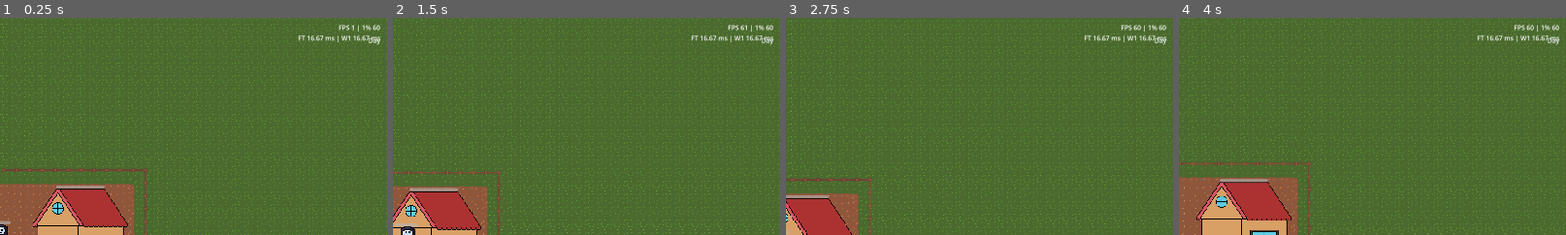
Above: before the commit, frames 1-4 (left to right).
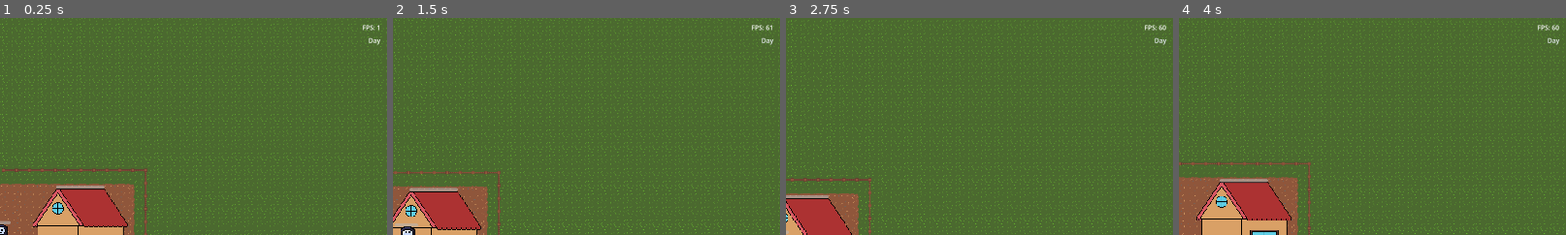
Above: after the commit, the same moments.

Repository: Uvecrep/Gamba
Game: Godot game, scene res://levels/main.tscn
Same seed, same stepped clock (60 frames per second), same inputs: the game is played once before the commit and once after it.
Inputs (mouse positions are % of the whole screen's width and height, from its top left):
- Up to frame 1 (0.25 s): no input
- Up to frame 2 (1.5 s): tap Enter at 0.5 s; move the mouse to (72, 45) at 0.52 s; hold D (right) 0.53-1.25 s; tap E (interact) at 0.6 s; click (72, 45) at 0.67 s; drag from (30, 55) to (34, 23) at 1.27 s
- Up to frame 3 (2.75 s): tap Space at 2 s; move the mouse to (60, 28) at 2.02 s; hold D (right) from 2.03 s (still down); tap Mouse wheel up (scroll_up) at 2.1 s
- Up to frame 4 (4 s): release D (right) at 2.75 s; tap Enter at 2.75 s; drag from (45, 70) to (28, 27) at 2.77 s; tap Space at 3.5 s; move the mouse to (80, 65) at 3.52 s; hold A (left) from 3.53 s (still down); tap F (summon_command_follow) at 3.6 s
The pictures show only the part of the screen within x 50-100%, y 0-50%; the shares and areas given below are measured in that part.

The runs differ from the first frame. In frame 1, 0.4% of the frame differs, in the area x 77-99%, y 3-12%; in frame 2, 0.5%; in frame 3, 0.5%; in frame 4, 0.5%.

Commit message:
disable temporary logging and debugging

Diff:
--- a/globals/perf_debug.gd
+++ b/globals/perf_debug.gd
@@ -1,7 +1,7 @@
 extends Node
 class_name PerfDebugService
 
-@export var enabled: bool = true
+@export var enabled: bool = false
 @export var summary_interval_seconds: float = 1.5
 @export var frame_spike_ms_threshold: float = 24.0
 @export var scope_spike_ms_threshold: float = 6.0
--- a/scripts/fps_counter.gd
+++ b/scripts/fps_counter.gd
@@ -1,23 +1,13 @@
 extends Label
 
 @export var refresh_interval: float = 0.2
-@export var sample_count: int = 240
-@export var show_vsync_hint: bool = true
 
 var _time_to_refresh: float = 0.0
-var _latest_frame_ms: float = 0.0
-var _frame_samples_ms: Array[float] = []
-var _last_second_samples_ms: Array[float] = []
-var _last_second_duration_s: float = 0.0
 
 func _ready() -> void:
 	_update_fps_label()
 
 func _process(delta: float) -> void:
-	var frame_ms: float = maxf(delta * 1000.0, 0.0)
-	_latest_frame_ms = frame_ms
-	_push_sample(frame_ms)
-
 	_time_to_refresh -= delta
 	if _time_to_refresh > 0.0:
 		return
@@ -25,52 +15,6 @@
 	_time_to_refresh = maxf(refresh_interval, 0.05)
 	_update_fps_label()
 
-func _push_sample(frame_ms: float) -> void:
-	_frame_samples_ms.append(frame_ms)
-	var target_sample_count: int = maxi(sample_count, 30)
-	while _frame_samples_ms.size() > target_sample_count:
-		_frame_samples_ms.pop_front()
-
-	_last_second_samples_ms.append(frame_ms)
-	_last_second_duration_s += frame_ms * 0.001
-	while _last_second_duration_s > 1.0 and _last_second_samples_ms.size() > 1:
-		var removed_ms: float = _last_second_samples_ms.pop_front()
-		_last_second_duration_s = maxf(_last_second_duration_s - (removed_ms * 0.001), 0.0)
-
-func _compute_one_percent_low_fps() -> int:
-	if _frame_samples_ms.is_empty():
-		return 0
-
-	# 1% low is derived from the slowest 1% frame-time threshold.
-	var sorted_samples: Array[float] = _frame_samples_ms.duplicate()
-	sorted_samples.sort()
-	var percentile_index: int = int(floor((sorted_samples.size() - 1) * 0.99))
-	percentile_index = clampi(percentile_index, 0, sorted_samples.size() - 1)
-	var slow_frame_ms: float = maxf(sorted_samples[percentile_index], 0.001)
-	return int(roundi(1000.0 / slow_frame_ms))
-
-func _compute_worst_frame_last_second_ms() -> float:
-	if _last_second_samples_ms.is_empty():
-		return 0.0
-
-	var worst_ms: float = 0.0
-	for sample_ms in _last_second_samples_ms:
-		if sample_ms > worst_ms:
-			worst_ms = sample_ms
-
-	return worst_ms
-
 func _update_fps_label() -> void:
 	var avg_fps: int = int(roundi(Engine.get_frames_per_second()))
-	var one_percent_low_fps: int = _compute_one_percent_low_fps()
-	var worst_frame_ms: float = _compute_worst_frame_last_second_ms()
-
-	text = "FPS %d | 1%% %d\nFT %.2f ms | W1 %.2f ms" % [
-		avg_fps,
-		one_percent_low_fps,
-		_latest_frame_ms,
-		worst_frame_ms,
-	]
-
-	if show_vsync_hint and DisplayServer.window_get_vsync_mode() != DisplayServer.VSYNC_DISABLED:
-		text += "\nVSync On (FPS capped to display Hz)"
+	text = "FPS: %d" % avg_fps
